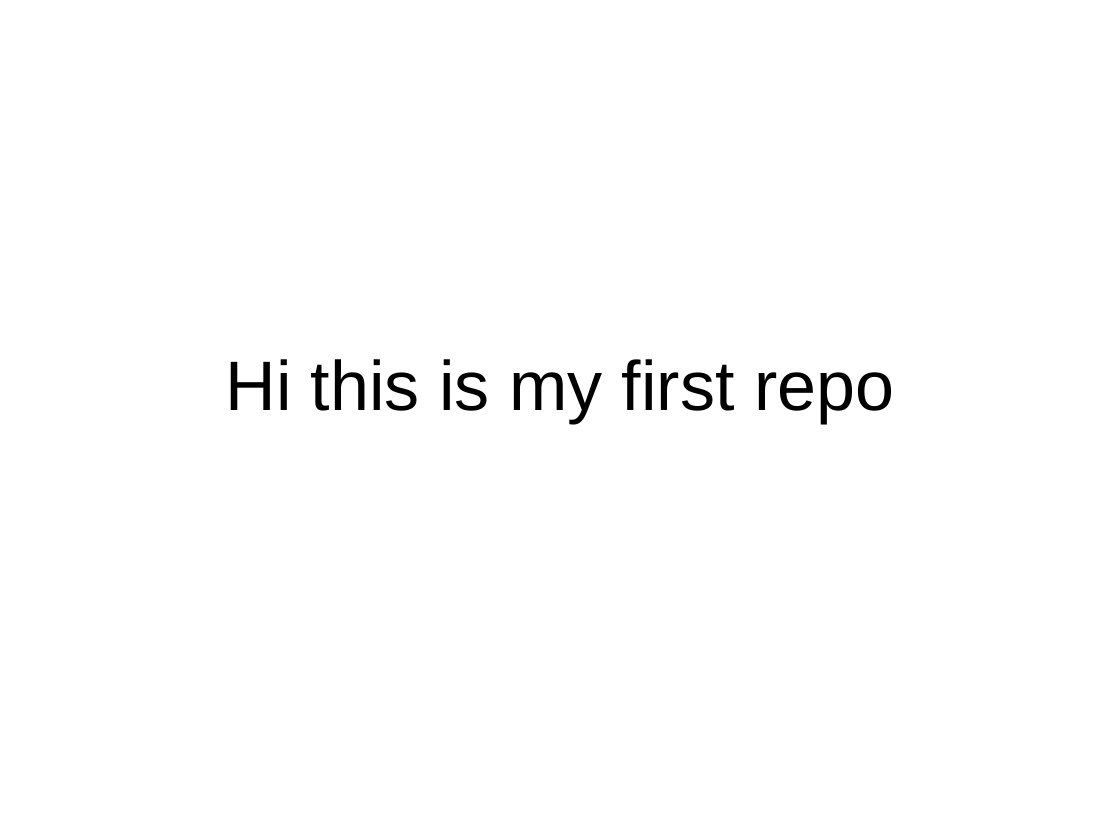
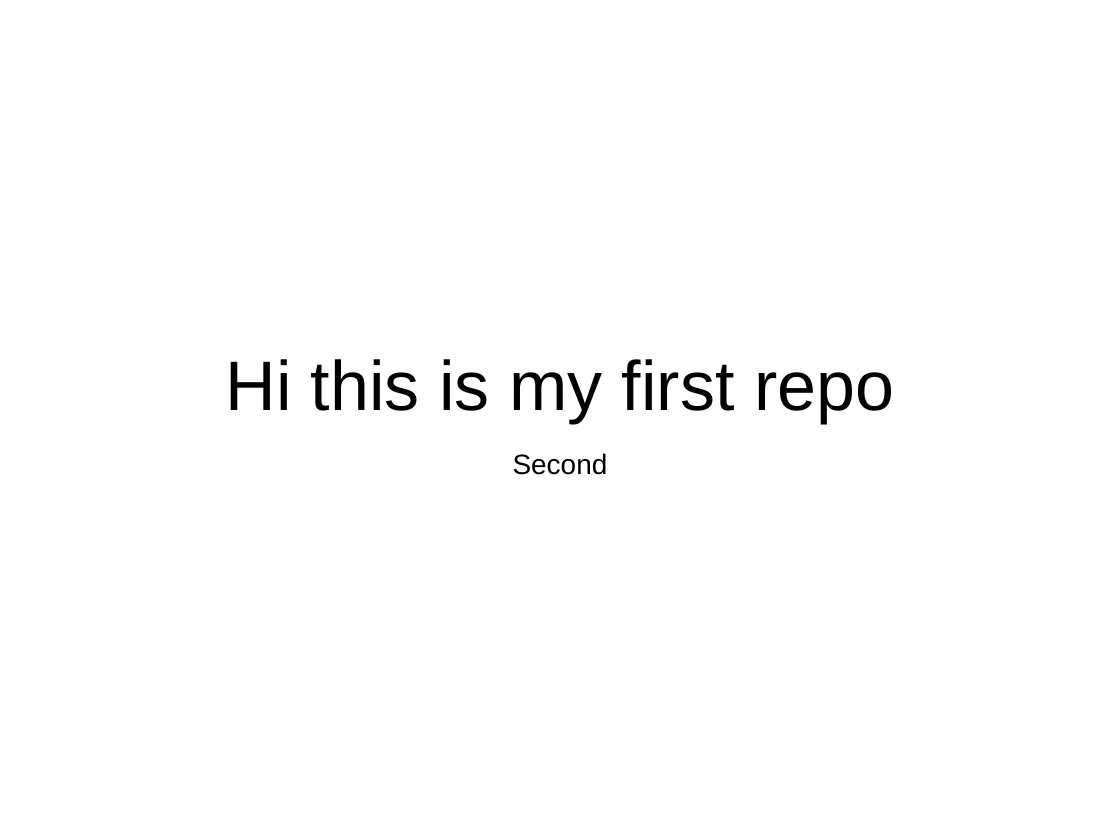
Before and after one commit to Hardikgohel12/centralgit, a slide deck: slide 1 of Popat.ppt. Drawn at 1120x840 pixels with LibreOffice and Linux fonts; fonts in the diff are those of the drawing. Boxes give left, top, right and bottom in pixels: in the first picture for what was removed or moved away, otherwise in the second. Text is boxed around its words. In the diff, an @@ line names an element or a change of style, - is before the commit and + after.

Commit message:
Third

```diff
--- a/Popat.ppt
+++ b/Popat.ppt
@@ subtitle added at (x1=513, y1=453, x2=608, y2=475), 18 pt, text #000000 @@
+Second
```
